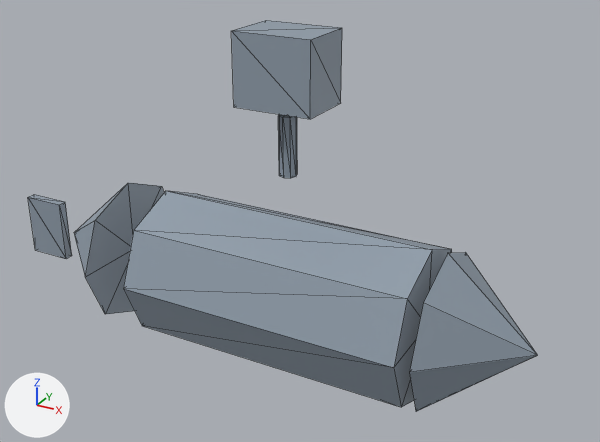
Before and after pictures for a commit that changed the glTF model public/studio/v2.15.0/d_submarine/model.glb.
One viewpoint serves both versions: a 50 mm lens placed at (3.73, -6.55, 4.07), pointed at (0.06, 0.13, 0.73). Lighting does not change. The marker at lower left points along +X, +Y and +Z. The first picture is the older version. Mesh edges are drawn as thin lines. Where no turn or scale is listed for an object, it has been applied to the vertices.

Names of what the first picture shows: 'part0', 'part1', 'part2', 'part3', 'part4', 'part5'.
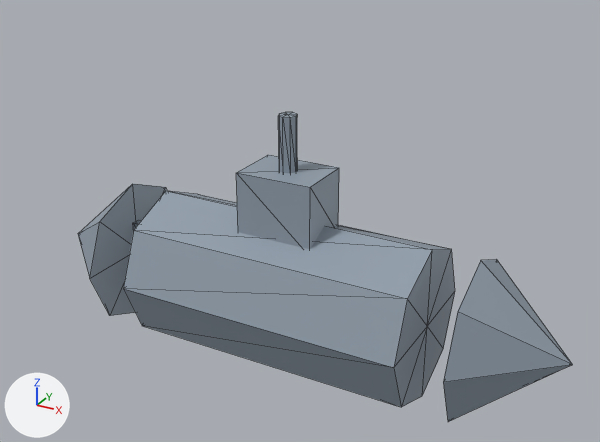
Boxes [x1, y1, x2, y2] around the edits, measured in the pictures (600 x 442 px):
'part3', moved
    before: [232, 20, 342, 119]
    after: [236, 155, 339, 249]
'part1', moved
    before: [409, 252, 537, 412]
    after: [443, 259, 573, 422]
'part5', moved (mostly hidden afterwards)
    before: [28, 194, 72, 259]
    after: [133, 220, 141, 229]

The change in detail:
me_geometry_1 is used by ob_part1; location (0.0, 0.0, 0.0).
me_geometry_1 had 10 vertices, 16 faces and spanned x 1.64..2.54, y -0.8..0.8, z -0.8..0.8.
me_geometry_1 now has 10 vertices, 16 faces and spans x 1.95..2.85, y -0.8..0.8, z -0.8..0.8.
me_geometry_1 part 1: the whole mesh is moved by (0.31, 0.0, 0.0).
me_geometry_3 is used by ob_part3; location (0.0, 0.0, 0.0).
me_geometry_3 had 8 vertices, 12 faces and spanned x -0.4..0.4, y -0.3..0.3, z 1.944..2.644.
me_geometry_3 now has 8 vertices, 12 faces and spans x -0.4..0.4, y -0.3..0.3, z 0.6..1.3.
me_geometry_3 part 2: the whole mesh is moved by (0.0, 0.0, -1.344).
me_geometry_5 is used by ob_part5; location (0.0, 0.0, 0.0).
me_geometry_5 had 8 vertices, 12 faces and spanned x -3.538..-3.038, y -0.05..0.05, z -0.35..0.35.
me_geometry_5 now has 8 vertices, 12 faces and spans x -1.95..-1.45, y -0.05..0.05, z -0.35..0.35.
me_geometry_5 part 3: the whole mesh is moved by (1.588, 0.0, 0.0).
